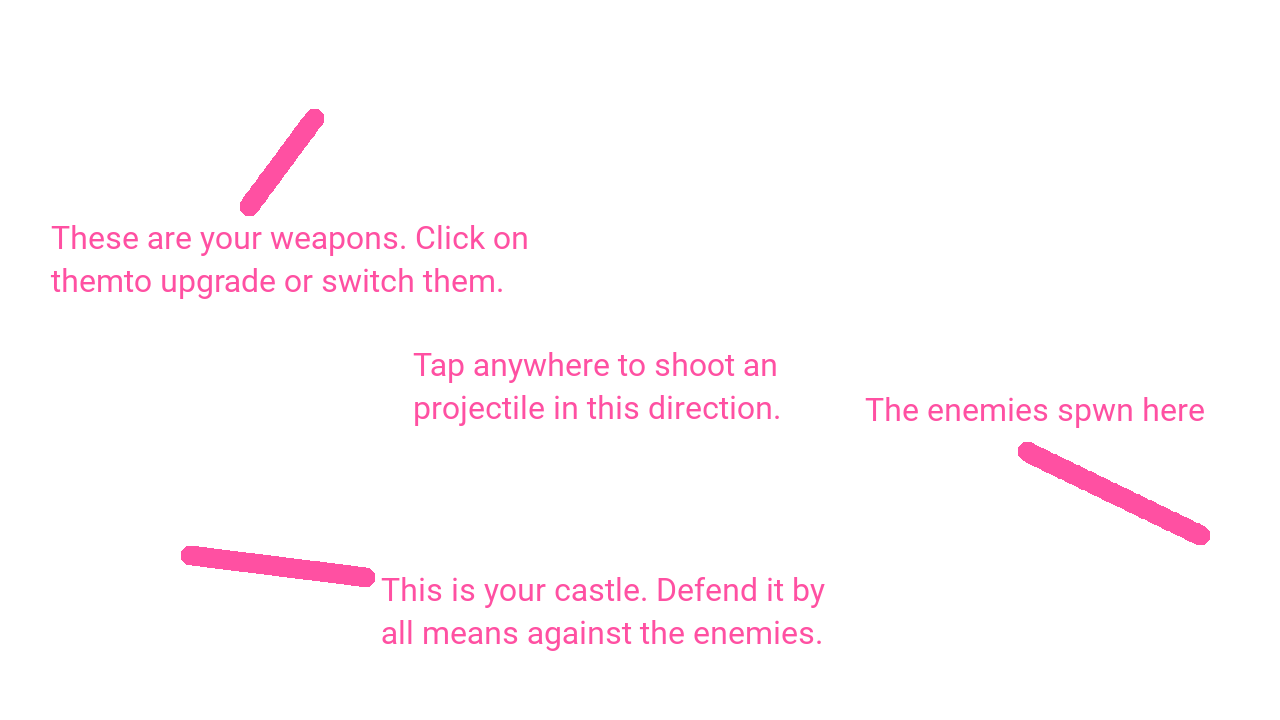
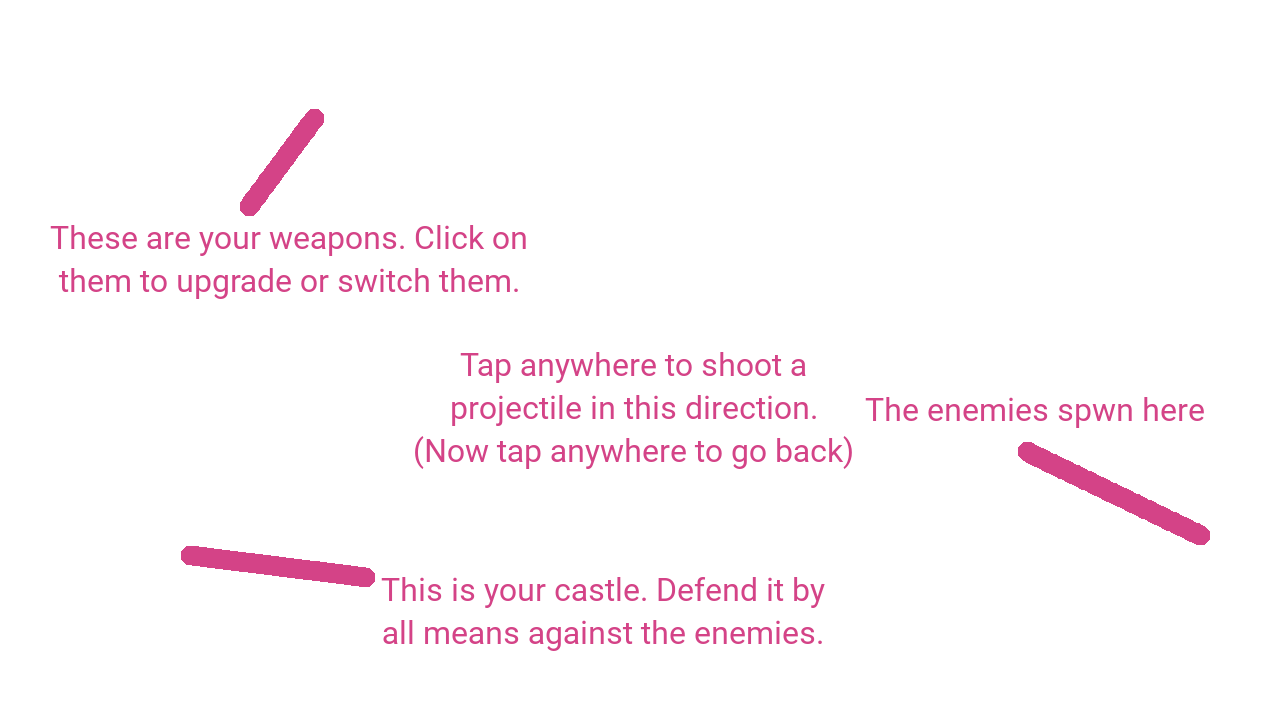
Layers edited between the first and the second 1280 x 720 image:
renamed "Tap anywhere to shoot an ..." to "Tap anywhere to shoot a ...", painted on it over <box>413,352,852,469</box>
painted on "The enemies spwn here" over <box>865,397,1204,428</box>
painted on "This is your castle. Defend it..." over <box>381,577,825,651</box>
painted on "These are your weapons. Click ..." over <box>50,225,527,299</box>
painted on "instructions" over <box>181,109,1210,587</box>
